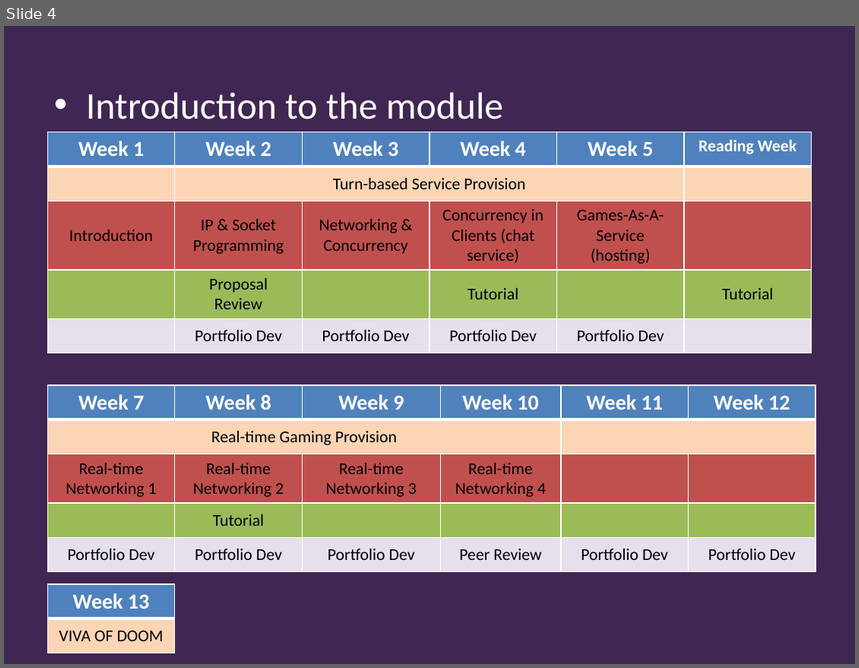
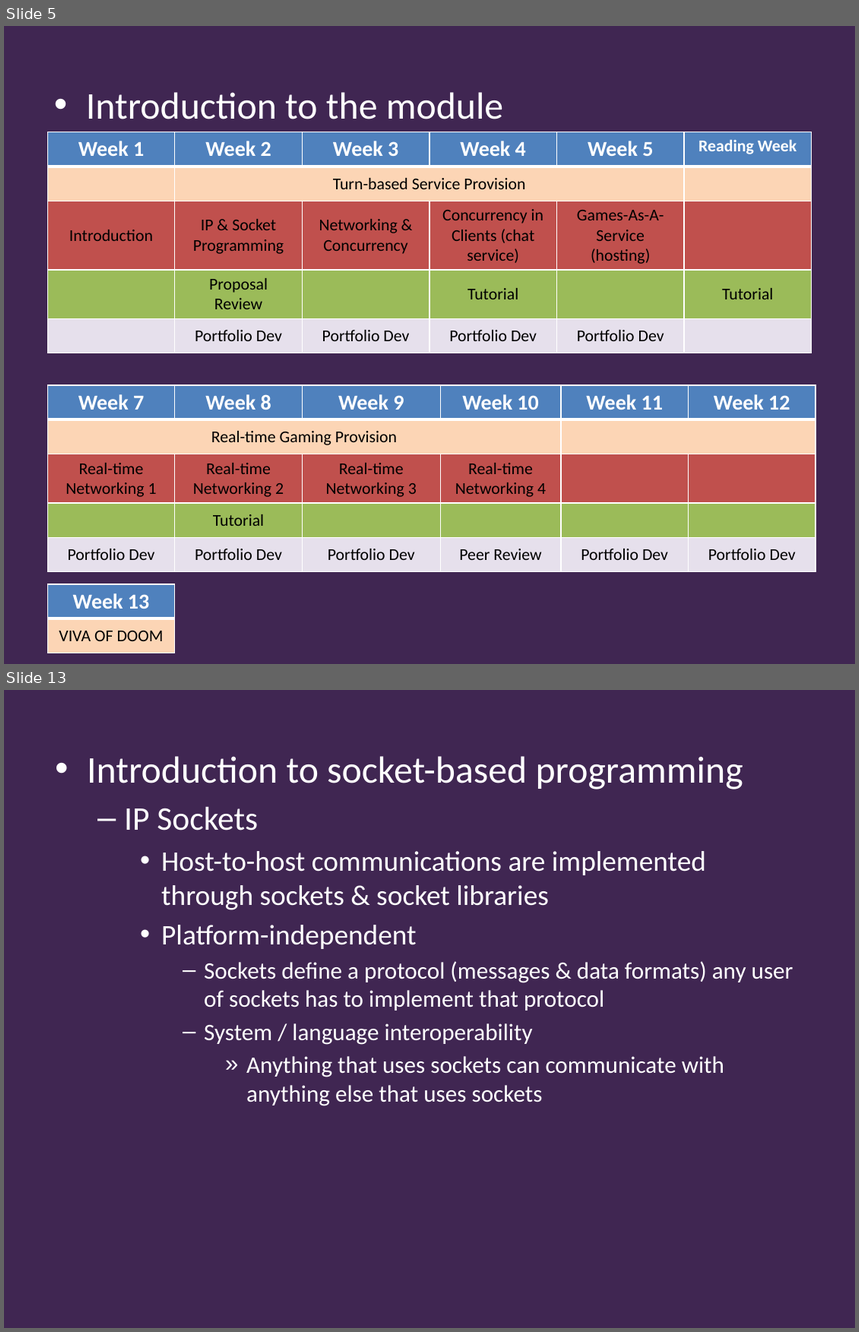
Before and after one commit to Falmouth-Games-Academy/bsc-course-materials, a slide deck: COMP260/01/2019-20-COMP260-01-lecture.pptx. Shown one above the other, each under a label of ours: slide 4 before the commit, slides 5 and 13 after it; the slides between them are not shown. The pictures are 859x668 and 859x1332 pixels, drawn with LibreOffice and Linux fonts; fonts in the diff are those of the drawing; background and template pictures are left out. Boxes give left, top, right and bottom in pixels: in the first picture for what was removed or moved away, otherwise in the second. Text is boxed around its words. In the diff, an @@ line names an element or a change of style, - is before the commit and + after.

```diff
--- a/COMP260/01/2019-20-COMP260-01-lecture.pptx
+++ b/COMP260/01/2019-20-COMP260-01-lecture.pptx
@@ slide 13 added at (x1=4, y1=690, x2=855, y2=1328), background #402652 @@
@@ text added at (x1=87, y1=756, x2=794, y2=1106), 20 pt, text #FFFFFF @@
+• Introduction to socket-based programming
+  – IP Sockets
+    • Host-to-host communications are implemented through sockets & socket libraries
+    • Platform-independent
+      – Sockets define a protocol (messages & data formats) any user of sockets has to implement that protocol
+      – System / language interoperability
+        » Anything that uses sockets can communicate with anything else that uses sockets
@@ what was slide 4 is now slide 5 @@
```
Also in this commit, not shown: 2 slides changed, 15 other slides added, 1 other file.
